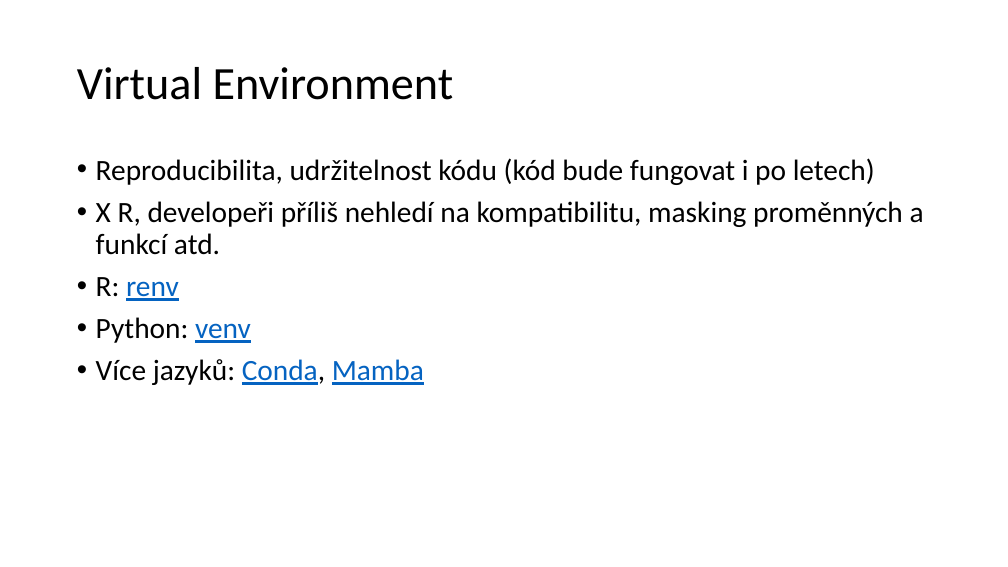
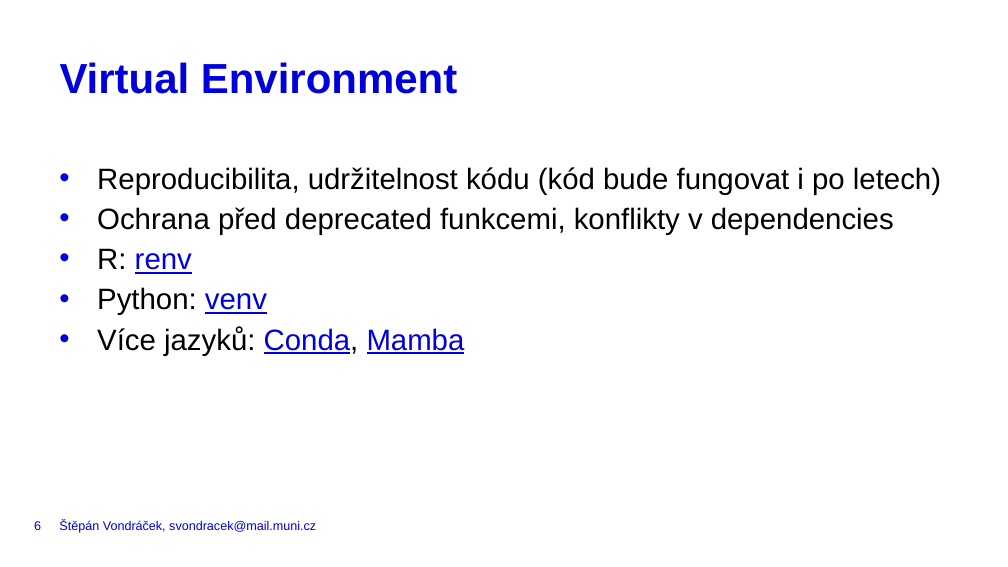
Before and after one commit to VondracekS/ESF_Workshop_BestCodingPractices, a slide deck: slide 6 of BCP_Workshop.pptx. Drawn at 1008x567 pixels with LibreOffice and Linux fonts; fonts in the diff are those of the drawing. Boxes give left, top, right and bottom in pixels: in the first picture for what was removed or moved away, otherwise in the second. Text is boxed around its words. In the diff, an @@ line names an element or a change of style, - is before the commit and + after.

Commit message:
moving presentation to MUNI template§

```diff
--- a/BCP_Workshop.pptx
+++ b/BCP_Workshop.pptx
@@ title "Virtual Environment" moved from (x1=77, y1=67, x2=454, y2=100) to (x1=60, y1=62, x2=457, y2=94) @@
@@ title "Virtual Environment" at (x1=60, y1=62, x2=457, y2=94): size 44 to 40 pt, font Calibri to Arial, text colour #000000 to #0000DC, bold on; line spacing 0.9 to 40pt; vertical alignment middle to top @@
@@ text "Reproducibilita, udržitelnost kódu (kód bude ..." moved from (x1=96, y1=158, x2=924, y2=385) to (x1=97, y1=167, x2=941, y2=355) @@
@@ text at (x1=97, y1=167, x2=941, y2=355): font Calibri to Arial in "Reproducibilita, udržitelnost kódu (kód bude fungovat i ...", "R: renv", "Python: venv", "Více jazyků: Conda, Mamba"; text colour #0563C1 to #0000DC in "renv", "venv", "Conda, Mamba"; indent changed; line spacing 0.9 to 1.14; less space between paragraphs @@
@@ text at (x1=97, y1=207, x2=894, y2=235): text changed; font Calibri to Arial @@
-• X R, developeři příliš nehledí na kompatibilitu, masking proměnných a funkcí atd.
+• Ochrana před deprecated funkcemi, konflikty v dependencies
@@ page number added at (x1=34, y1=521, x2=41, y2=530), 12 pt, text #0000DC @@
+6
@@ text added at (x1=59, y1=520, x2=316, y2=533), 12 pt, text #0000DC @@
+Štěpán Vondráček, svondracek@mail.muni.cz
```
Also in this commit, not shown: 12 other slides changed, 6 slides added, 8 slides removed.
